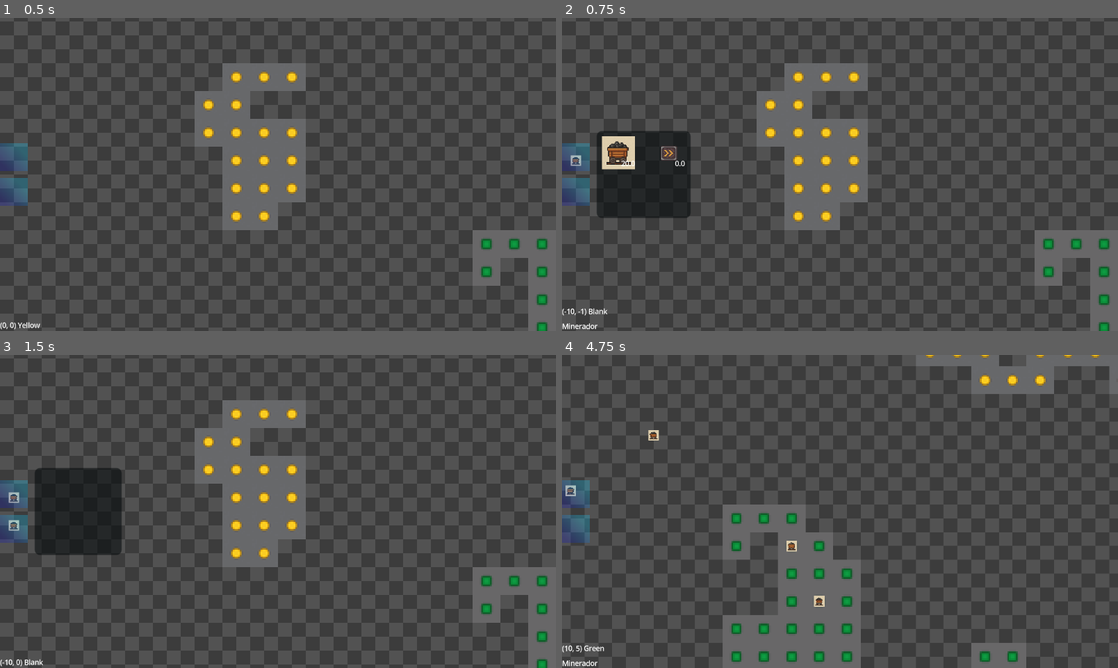
Above: before the commit, frames 1-4 (two rows, left to right).
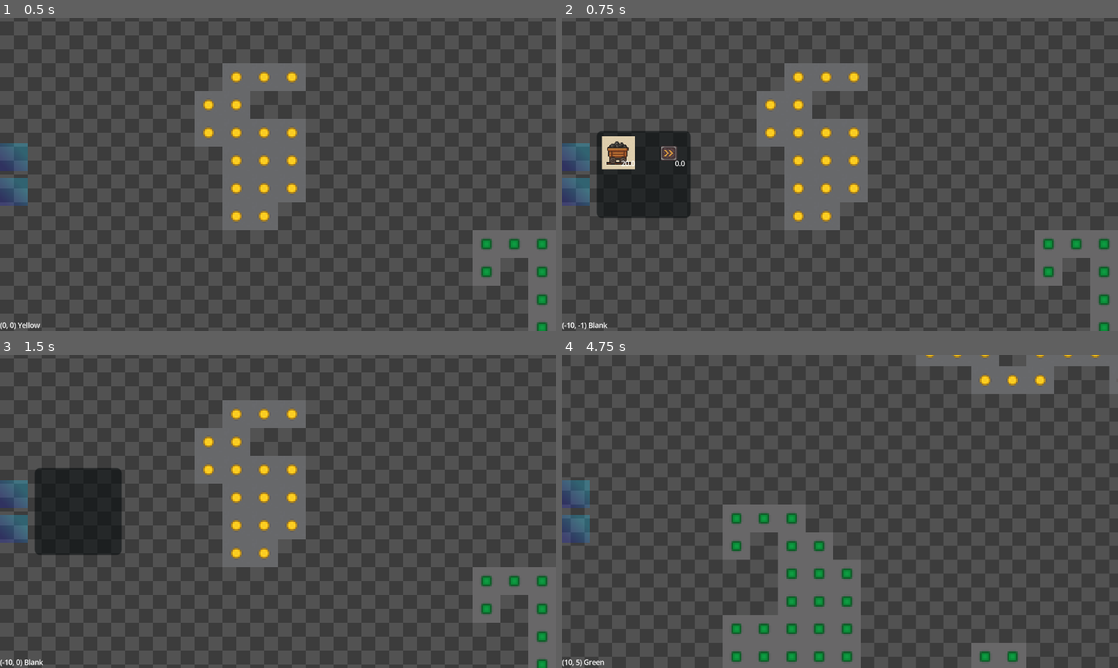
Above: after the commit, the same moments.

Repository: 7sete7/Ramon
Game: Godot game, scene res://defs/factory/factory.tscn
Two runs of this game, one before a commit and one after it. Both use one fixed random seed, a clock stepped at 60 frames per second and the inputs below.
Inputs (mouse positions are in pixels of both pictures, inside the frame that each line leads up to):
- Up to frame 1 (0.5 s): no input
- Up to frame 2 (0.75 s): click (573, 155) at 0.5 s
- Up to frame 3 (1.5 s): click (11, 530) at 1.25 s
- Up to frame 4 (4.75 s): tap Enter at 2 s; move the mouse to (962, 495) at 2.02 s; press the mouse at (962, 495) at 2.03 s; hold D (go_right) 2.03-2.78 s; move the mouse to (728, 527) at 2.77 s; release the mouse at (728, 527) at 2.78 s; hold S (go_down) 2.78-3.53 s; click (728, 527) at 2.85 s; move the mouse to (895, 442) at 3.52 s; hold D (go_right) 3.53-4.28 s; hold Mouse wheel down (zoom_in) 3.53-4.28 s; click (895, 442) at 3.8 s; move the mouse to (812, 574) at 4.27 s; hold W (go_up) from 4.28 s (still down); tap Mouse wheel up (zoom_out) at 4.35 s; click (812, 574) at 4.55 s

Frame 1 is identical in both runs. In frame 2, 0.2% of the frame differs, in the area x 0-9%, y 43-100%; in frame 3, 0.1%; in frame 4, 0.4%, in the area x 0-48%, y 24-100%.

Commit message:
feat: place buildings from menu

Diff:
--- a/defs/factory/buildings/building_manager.gd
+++ b/defs/factory/buildings/building_manager.gd
@@ -4,8 +4,6 @@
 var resources: Dictionary[String, BuildingResource] = {}
 var building_classes: Dictionary[String, GDScript] = {}
 var sections: Dictionary[FactoryEnums.BUILDING_SECTIONS, Array] = {}
-
-@onready var building_mode: BuildingMode = %BuildingMode
 
 func _ready() -> void:
 	GameFactory.building_manager = self
@@ -43,4 +41,5 @@
 	return building_instance
 
 func toggle_building_mode_with(building: Building):
-	self.building_mode.current_building = building
+	GameFactory.hud.building_mode.current_building = building
+	GameFactory.hud.buildings_list.update_displays_with(building)
--- a/defs/factory/buildings/building_mode.gd
+++ b/defs/factory/buildings/building_mode.gd
@@ -8,3 +8,26 @@
 		current_building = value
 		self.is_active = value != null
 		self.visible = self.is_active
+
+func _gui_input(event: InputEvent) -> void:
+	if not self.is_active: return
+
+	if event is InputEventMouseButton:
+		self.handle_mouse_btn_event(event)
+	elif event is InputEventKey:
+		self.handle_key_event(event)
+
+func handle_mouse_btn_event(event: InputEventMouseButton):
+	var mouse_pos: Vector2i = GameFactory.grid.get_position_under_mouse()
+
+	if event.is_action_pressed("click"):
+		var tile: Tile = GameFactory.grid.get_tile_at(mouse_pos)
+		if not tile:
+			push_warning("Tile not found at %s" % mouse_pos)
+			return
+
+		GameFactory.grid.set_building_at(tile, self.current_building)
+
+func handle_key_event(event: InputEventKey):
+	if event.is_action_pressed("cancel"):
+			GameFactory.building_manager.toggle_building_mode_with(null)
--- a/defs/factory/factory.tscn
+++ b/defs/factory/factory.tscn
@@ -8,21 +8,6 @@
 [ext_resource type="TileSet" uid="uid://b7rc21o4qmq3d" path="res://assets/tile_set.tres" id="4_1jo8g"]
 [ext_resource type="Script" uid="uid://dk53b32rjg0ci" path="res://defs/factory/grid/tile_map.gd" id="5_d4rlk"]
 [ext_resource type="PackedScene" uid="uid://bttlr7ljxvsyy" path="res://defs/factory/hud/hud.tscn" id="6_tijn1"]
-[ext_resource type="Script" uid="uid://bwgmheob7vn5b" path="res://defs/factory/buildings/building_mode.gd" id="9_wix6r"]
-
-[sub_resource type="StyleBoxFlat" id="StyleBoxFlat_r511i"]
-bg_color = Color(0.6, 0.6, 0.6, 0)
-border_width_left = 7
-border_width_top = 7
-border_width_right = 7
-border_width_bottom = 7
-border_color = Color(0.639216, 0.639216, 0.639216, 0.627451)
-border_blend = true
-corner_radius_top_left = 10
-corner_radius_top_right = 10
-corner_radius_bottom_right = 10
-corner_radius_bottom_left = 10
-corner_detail = 3
 
 [node name="Factory" type="Node2D"]
 script = ExtResource("1_r511i")
@@ -50,16 +35,5 @@
 
 [node name="CanvasLayer" type="CanvasLayer" parent="."]
 
-[node name="BuildingMode" type="PanelContainer" parent="CanvasLayer"]
-unique_name_in_owner = true
-visible = false
-anchors_preset = 15
-anchor_right = 1.0
-anchor_bottom = 1.0
-grow_horizontal = 2
-grow_vertical = 2
-theme_override_styles/panel = SubResource("StyleBoxFlat_r511i")
-script = ExtResource("9_wix6r")
-
 [node name="HUD" parent="CanvasLayer" instance=ExtResource("6_tijn1")]
 unique_name_in_owner = true
--- a/defs/factory/grid.gd
+++ b/defs/factory/grid.gd
@@ -44,12 +44,9 @@
 		for y in range(grid_sizes.by_grid.limits.top, grid_sizes.by_grid.limits.bottom + 1):
 			self.set_tile_at(Vector2i(x, y), FactoryEnums.TILES.DEFAULT)
 
-func _process(_delta: float) -> void:
+func ss_process(_delta: float) -> void:
 	if Input.is_action_just_pressed("click"):
-		var local_mouse_pos := self.get_local_mouse_position()
-		var local_int := self.tile_map.local_to_map(local_mouse_pos)
-
-		var tile = self.get_tile_at(local_int)
+		var tile = self.get_tile_at(self.get_position_under_mouse())
 		if tile:
 			self.set_building_at(tile, GameFactory.building_manager.get_building("mine"))
 
@@ -59,3 +56,7 @@
 func set_building_at(tile: Tile, building: Building) -> void:
 	building_map_layer.set_cell(tile.tilemap_position, building.tileset_id, Vector2i(0, 0), building.tileset_tile_id)
 	tile.building = building
+
+func get_position_under_mouse() -> Vector2i:
+	var local_mouse_pos := self.get_local_mouse_position()
+	return self.tile_map.local_to_map(local_mouse_pos)
--- a/defs/factory/hud/building_menu/buildings_list.gd
+++ b/defs/factory/hud/building_menu/buildings_list.gd
@@ -36,13 +36,25 @@
 		child.queue_free()
 
 func on_building_select(btn: TextureButton):
-	var menu_building: MenuBuilding = self.buildings.get(btn.name)
-	menu_building.toggle_border(btn.button_pressed)
-
-	var selected_building: Building
+	var selected_building: Building = null
 	if btn.button_pressed:
 		selected_building = GameFactory.building_manager.get_building(btn.name)
-		if self.current_selected: self.current_selected.toggle_border(false)
+		#if self.current_selected: self.current_selected.toggle_border(false)
+
+	#var menu_building: MenuBuilding = self.buildings.get(btn.name)
+	#menu_building.toggle_border(btn.button_pressed)
+
+	#self.current_selected = menu_building
+	GameFactory.building_manager.toggle_building_mode_with(selected_building)
+
+func update_displays_with(building: Building):
+	if building == null:
+		self.current_selected.toggle_border(false)
+		self.current_selected = null
+		return
+
+	if self.current_selected: self.current_selected.toggle_border(false)
+	var menu_building: MenuBuilding = self.buildings.get(building.ID)
+	menu_building.toggle_border(true)
 
 	self.current_selected = menu_building
-	GameFactory.building_manager.toggle_building_mode_with(selected_building)
--- a/defs/factory/hud/hud.gd
+++ b/defs/factory/hud/hud.gd
@@ -1,5 +1,9 @@
 class_name HUD
 extends PanelContainer
 
+@onready var building_mode: BuildingMode = %BuildingMode
+@onready var building_menu: BuildingMenu = %BuildingMenu
+@onready var buildings_list: BuildingsList = %BuildingsList
+
 func _ready() -> void:
 	GameFactory.hud = self
--- a/defs/factory/hud/hud.tscn
+++ b/defs/factory/hud/hud.tscn
@@ -8,6 +8,21 @@
 [ext_resource type="Script" uid="uid://cpwhn6wa0erja" path="res://defs/factory/hud/building_menu/menu_button.gd" id="5_x4c6l"]
 [ext_resource type="Theme" uid="uid://1301nnoho04" path="res://assets/themes/default.tres" id="7_p4pcj"]
 [ext_resource type="Script" uid="uid://b4vdnj81ubh02" path="res://defs/factory/hud/building_menu/buildings_list.gd" id="7_wnefr"]
+[ext_resource type="Script" uid="uid://bwgmheob7vn5b" path="res://defs/factory/buildings/building_mode.gd" id="9_2ml4q"]
+
+[sub_resource type="StyleBoxFlat" id="StyleBoxFlat_gi13f"]
+bg_color = Color(0.6, 0.6, 0.6, 0)
+border_width_left = 7
+border_width_top = 7
+border_width_right = 7
+border_width_bottom = 7
+border_color = Color(0.639216, 0.639216, 0.639216, 0.627451)
+border_blend = true
+corner_radius_top_left = 10
+corner_radius_top_right = 10
+corner_radius_bottom_right = 10
+corner_radius_bottom_left = 10
+corner_detail = 3
 
 [sub_resource type="Gradient" id="Gradient_x4c6l"]
 offsets = PackedFloat32Array(0.118687, 0.765152)
@@ -28,6 +43,14 @@
 grow_vertical = 2
 script = ExtResource("1_cgeww")
 
+[node name="BuildingMode" type="PanelContainer" parent="."]
+unique_name_in_owner = true
+visible = false
+layout_mode = 2
+mouse_filter = 1
+theme_override_styles/panel = SubResource("StyleBoxFlat_gi13f")
+script = ExtResource("9_2ml4q")
+
 [node name="TileInfo" type="Label" parent="."]
 layout_mode = 2
 size_flags_horizontal = 0
@@ -37,6 +60,7 @@
 script = ExtResource("1_fmyca")
 
 [node name="BuildingMenu" type="HBoxContainer" parent="."]
+unique_name_in_owner = true
 self_modulate = Color(1, 1, 1, 0)
 layout_mode = 2
 size_flags_horizontal = 0
--- a/project.godot
+++ b/project.godot
@@ -91,6 +91,12 @@
 "events": [Object(InputEventMouseButton,"resource_local_to_scene":false,"resource_name":"","device":-1,"window_id":0,"a …(253 unchanged characters)…
 ]
 }
+cancel={
+"deadzone": 0.2,
+"events": [Object(InputEventKey,"resource_local_to_scene":false,"resource_name":"","device":-1,"window_id":0,"alt_pressed":false,"shift_pressed":false,"ctrl_pressed":false,"meta_pressed":false,"pressed":false,"keycode":0,"physical_keycode":4194305,"key_label":0,"unicode":0,"location":0,"echo":false,"script":null)
+, Object(InputEventJoypadButton,"resource_local_to_scene":false,"resource_name":"","device":-1,"button_index":1,"pressure":0.0,"pressed":false,"script":null)
+]
+}
 
 [rendering]
 
Not shown: 1 places in defs/factory/factory.tscn that only renumber resources
Not shown: 1 places in defs/factory/hud/hud.tscn that only renumber resources
